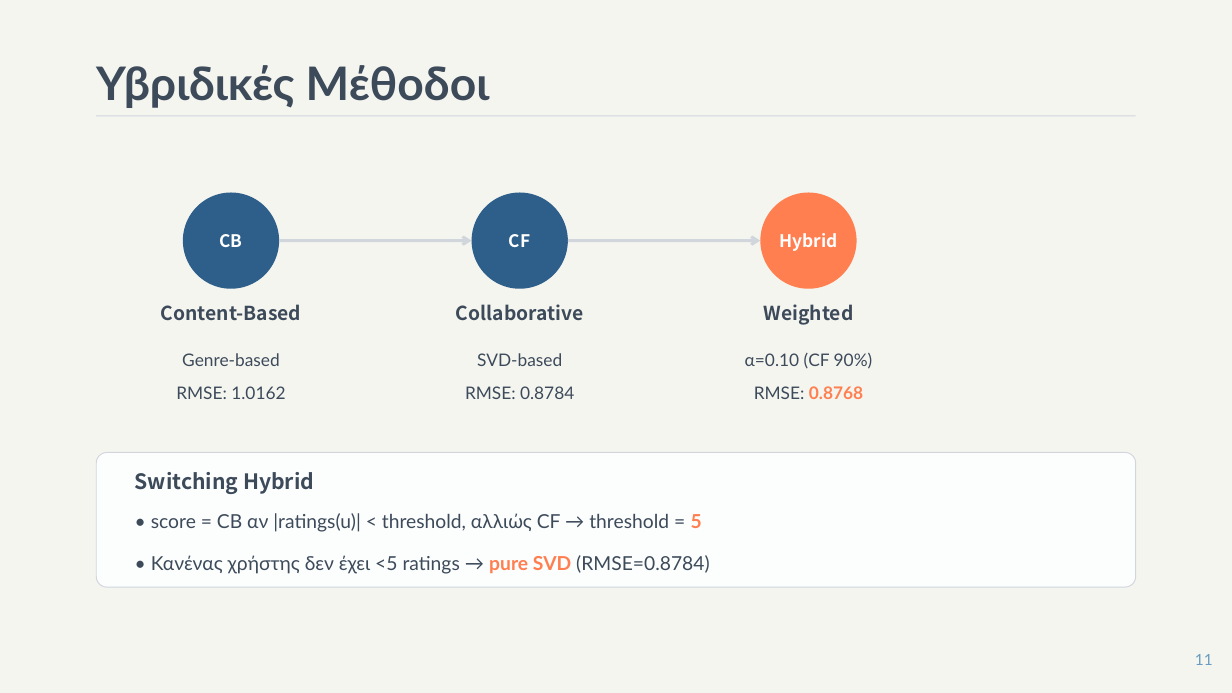
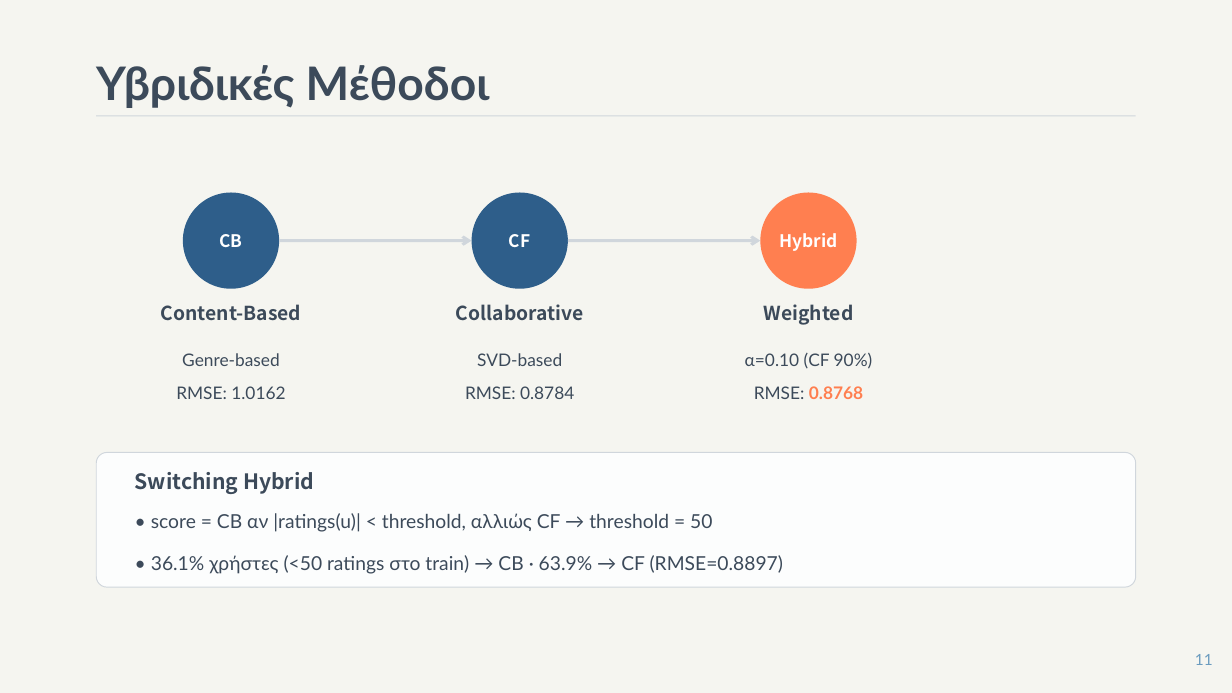
Before and after one commit to AristotelisGarro/MSc-in-AI-Recommender-System, a slide deck: slide 11 of report/Υβριδικό Σύστημα Συστάσεων Ταινιών.pptx. Drawn at 1232x693 pixels with LibreOffice and Linux fonts; fonts in the diff are those of the drawing. Boxes give left, top, right and bottom in pixels: in the first picture for what was removed or moved away, otherwise in the second. Text is boxed around its words. In the diff, an @@ line names an element or a change of style, - is before the commit and + after.

```diff
--- a/report/Υβριδικό Σύστημα Συστάσεων Ταινιών.pptx
+++ b/report/Υβριδικό Σύστημα Συστάσεων Ταινιών.pptx
@@ text at (151,513,783,574): text changed @@
-• score = CB αν |ratings(u)| < threshold, αλλιώς CF → threshold = 5
-• Κανένας χρήστης δεν έχει <5 ratings → pure SVD (RMSE=0.8784)
+• score = CB αν |ratings(u)| < threshold, αλλιώς CF → threshold = 50
+• 36.1% χρήστες (<50 ratings στο train) → CB · 63.9% → CF (RMSE=0.8897)
```
Also in this commit, not shown: 4 other slides changed, 6 other files.
